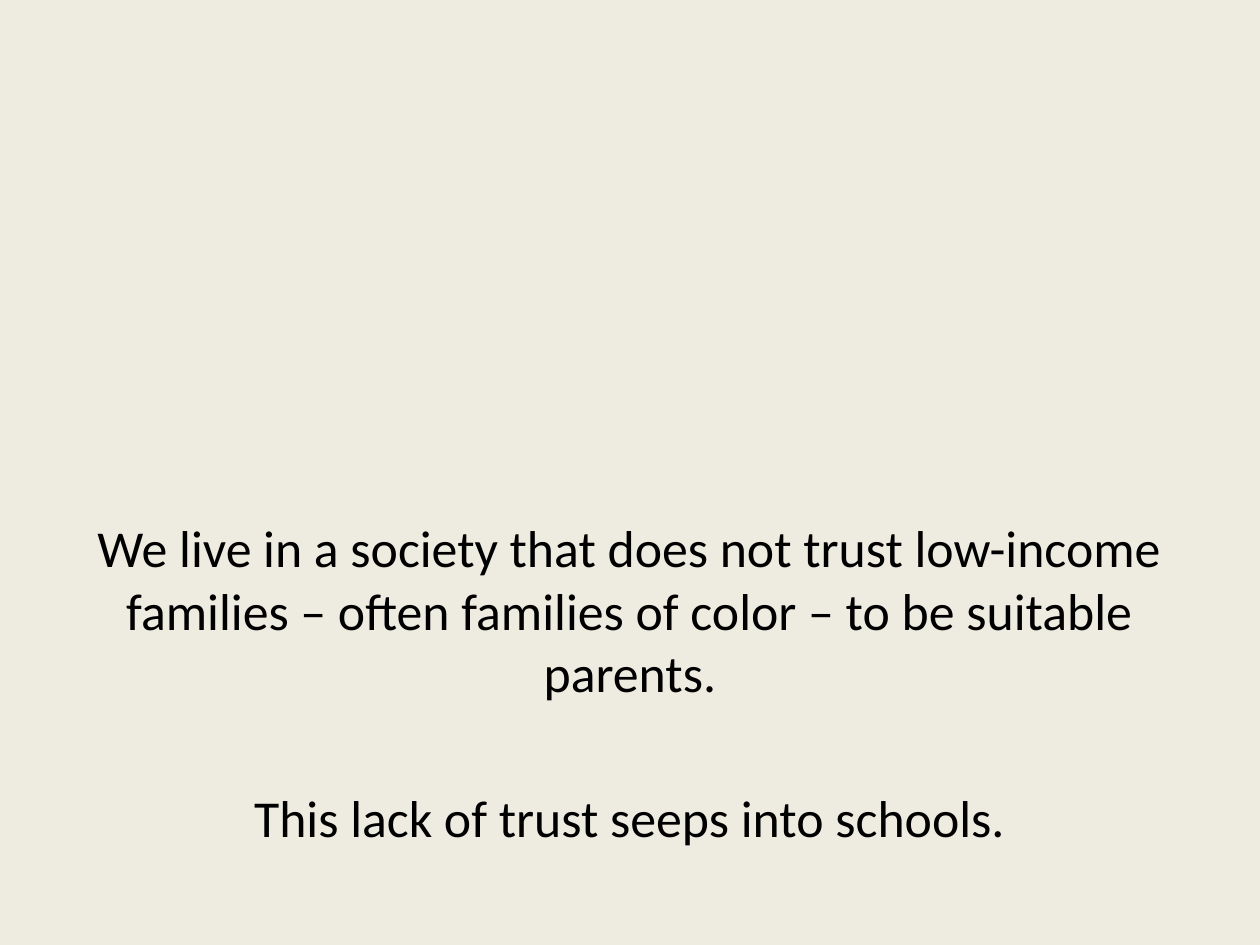
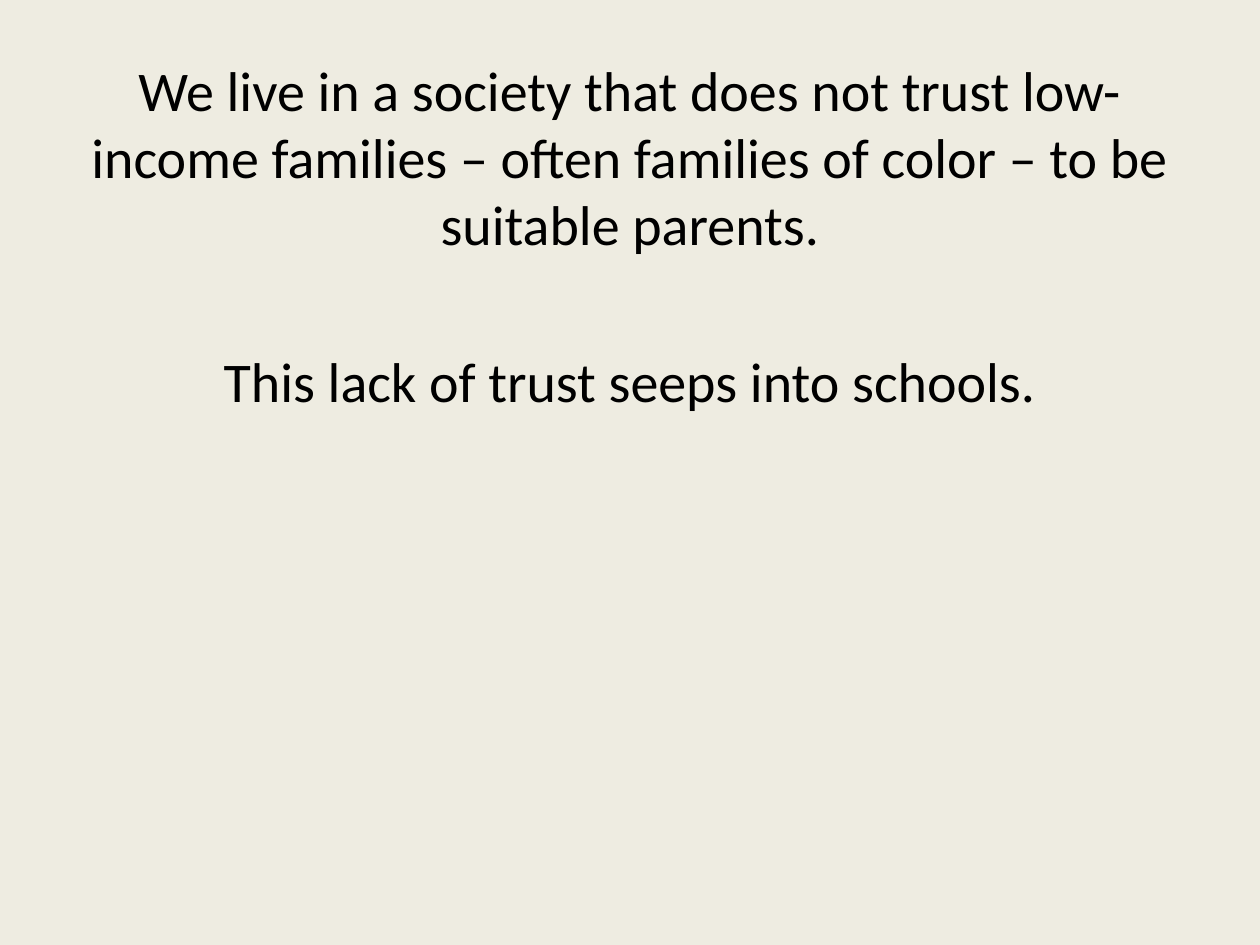
Before and after one commit to jdgeller/Dissertation_Power_Point, a slide deck: slide 3 of Dissertation Defense_100314.pptx. Drawn at 1260x945 pixels with LibreOffice and Linux fonts; fonts in the diff are those of the drawing. Boxes give left, top, right and bottom in pixels: in the first picture for what was removed or moved away, otherwise in the second. Text is boxed around its words. In the diff, an @@ line names an element or a change of style, - is before the commit and + after.

Commit message:
second test

```diff
--- a/Dissertation Defense_100314.pptx
+++ b/Dissertation Defense_100314.pptx
@@ text "We live in a society ...": place and size @@
-text "We live in a society ..." at (97,531,1161,846)
+text "We live in a society ..." at (91,72,1167,411)
@@ text "We live in a society ..." at (91,72,1167,411): size 29.6 to 32 pt @@
```
